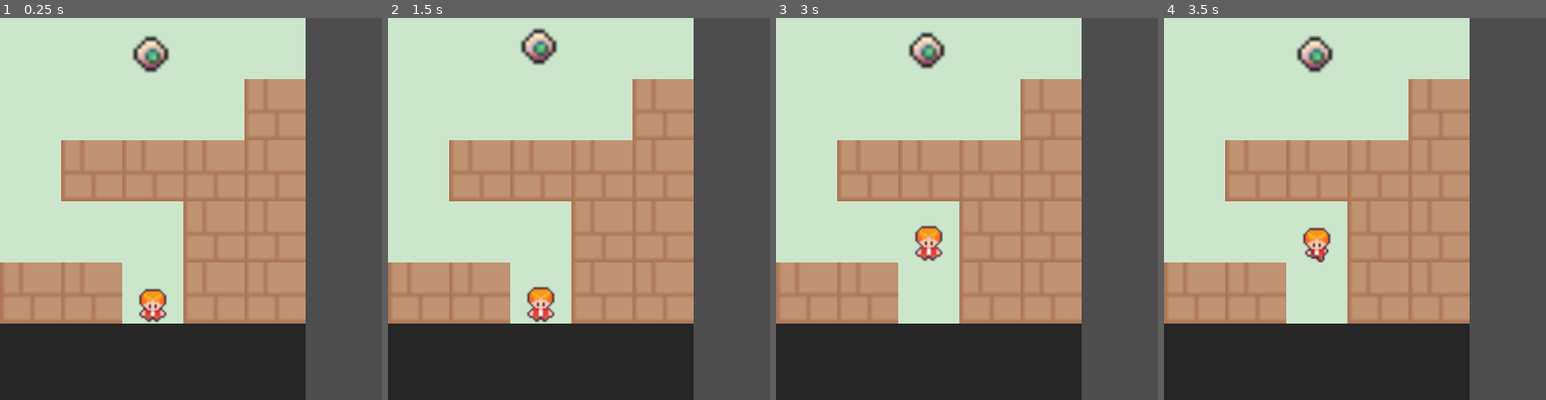
Above: before the commit, frames 1-4 (left to right).
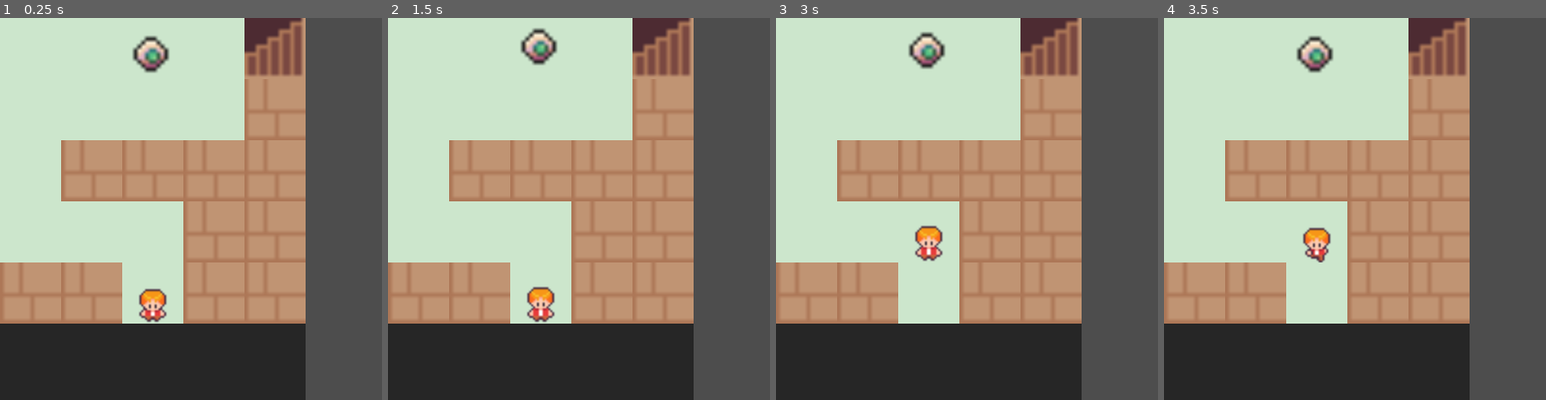
Above: after the commit, the same moments.

Repository: yifan-lee/ATB_Tower_Climber
Game: Godot game, scene res://scenes/main.tscn
Same seed, same stepped clock (60 frames per second), same inputs: the game is played once before the commit and once after it. The project has no main scene, so this scene is started directly.
Inputs:
- Up to frame 1 (0.25 s): no input
- Up to frame 2 (1.5 s): hold Right (ui_right) 0.53-1.28 s; hold Down (ui_down) from 1.28 s (still down)
- Up to frame 3 (3 s): release Down (ui_down) at 2.03 s; hold Right (ui_right) 2.03-2.78 s; hold Up (ui_up) from 2.78 s (still down)
- Up to frame 4 (3.5 s): keep holding Up (ui_up)
The pictures show only the part of the screen within x 0-50%, y 0-50%; the shares and areas given below are measured in that part.

The runs differ from the first frame. In frame 1, 2.6% of the frame differs, in the area x 64-80%, y 0-16%; in frame 2, 2.6%; in frame 3, 2.6%; in frame 4, 2.6%.

Commit message:
simplify map generate logic

Diff:
--- a/scenes/main.gd
+++ b/scenes/main.gd
@@ -1,7 +1,7 @@
 # res://scenes/main.gd
 extends Node
 
-const MapFloor1 = preload("res://scenes/floor_1.gd")
+const MapFloor1 = preload("res://scenes/maps/floor_1.gd")
 const InfoPanel = preload("res://ui/info_panel.gd")
 const Player = preload("res://entities/player.gd") # 预加载玩家脚本
 
@@ -12,34 +12,34 @@
 var player_instance: CharacterBody2D
 
 func _ready():
-    _setup_containers()
-    _load_initial_scenes()
+	_setup_containers()
+	_load_initial_scenes()
 
 func _setup_containers():
-    # 动态设置 GameContainer 尺寸
-    game_container.size = Vector2(GameConfig.SCREEN_WIDTH, GameConfig.EXPLORE_AREA_HEIGHT)
-    game_container.position = Vector2(0, 0)
+	# 动态设置 GameContainer 尺寸
+	game_container.size = Vector2(GameConfig.SCREEN_WIDTH, GameConfig.EXPLORE_AREA_HEIGHT)
+	game_container.position = Vector2(0, 0)
 
-    # 动态设置 UIContainer 尺寸和位置
-    ui_container.size = Vector2(GameConfig.SCREEN_WIDTH, GameConfig.INFO_AREA_HEIGHT)
-    ui_container.position = Vector2(0, GameConfig.EXPLORE_AREA_HEIGHT)
+	# 动态设置 UIContainer 尺寸和位置
+	ui_container.size = Vector2(GameConfig.SCREEN_WIDTH, GameConfig.INFO_AREA_HEIGHT)
+	ui_container.position = Vector2(0, GameConfig.EXPLORE_AREA_HEIGHT)
 
 func _load_initial_scenes():
-    # 1. 加载下方 UI
-    var info_panel = InfoPanel.new()
-    ui_container.add_child(info_panel)
+	# 1. 加载下方 UI
+	var info_panel = InfoPanel.new()
+	ui_container.add_child(info_panel)
 
-    # 2. 加载地图 1 楼
-    current_map = MapFloor1.new()
-    game_container.add_child(current_map)
+	# 2. 加载地图 1 楼
+	current_map = MapFloor1.new()
+	game_container.add_child(current_map)
 
-    # 3. 独立加载玩家角色
-    player_instance = Player.new()
-    # 将玩家放置在屏幕中央 (基于 GameConfig 配置的尺寸)
-    player_instance.position = Vector2(
+	# 3. 独立加载玩家角色
+	player_instance = Player.new()
+	# 将玩家放置在屏幕中央 (基于 GameConfig 配置的尺寸)
+	player_instance.position = Vector2(
 		GameConfig.WALL_THICKNESS + GameConfig.GRID_SIZE * (GameConfig.GRID_COLUMNS + 1.0) / 2.0 - GameConfig.GRID_SIZE / 2.0,
 		GameConfig.WALL_THICKNESS + GameConfig.GRID_SIZE * GameConfig.GRID_ROWS - GameConfig.GRID_SIZE / 2.0
 	)
 
-    # 将玩家也添加到 GameContainer，它与地图是分离的！
-    game_container.add_child(player_instance)
+	# 将玩家也添加到 GameContainer，它与地图是分离的！
+	game_container.add_child(player_instance)
--- /dev/null
+++ b/scenes/maps/base_map.gd
@@ -0,0 +1,105 @@
+# res://scenes/maps/base_map.gd
+extends Node2D
+
+var tile_map: TileMap
+
+# 基类预留一个空的 map_data，等待子类去覆盖它
+var map_data = []
+
+# 预加载你需要用到的敌人脚本
+const BloodshotEye = preload("res://entities/enemy/bloodshot_eye.gd")
+
+func _ready():
+	# 只要子类一运行，就会自动执行这些通用代码
+	var floor_bg = ColorRect.new()
+	# 动态调用地图区域宽高
+	floor_bg.size = Vector2(GameConfig.SCREEN_WIDTH, GameConfig.EXPLORE_AREA_HEIGHT)
+	floor_bg.color = Color(0.8, 0.9, 0.8)
+	add_child(floor_bg)
+	_create_boundaries()
+
+	_setup_tilemap()
+	_build_map_from_data()
+
+func _create_boundaries():
+	var wall_thickness = GameConfig.WALL_THICKNESS
+	var width = GameConfig.SCREEN_WIDTH
+	var height = GameConfig.EXPLORE_AREA_HEIGHT
+	var wall_color = Color(0.3, 0.3, 0.4)
+
+	# 上边界 (中心点 X: 宽度一半, Y: 墙厚一半)
+	_add_wall(Vector2(width / 2.0, wall_thickness / 2.0), Vector2(width, wall_thickness), wall_color)
+
+	# 下边界 (中心点 X: 宽度一半, Y: 高度 - 墙厚一半)
+	_add_wall(Vector2(width / 2.0, height - wall_thickness / 2.0), Vector2(width, wall_thickness), wall_color)
+
+	# 左边界 (中心点 X: 墙厚一半, Y: 高度一半)
+	_add_wall(Vector2(wall_thickness / 2.0, height / 2.0), Vector2(wall_thickness, height), wall_color)
+
+	# 右边界 (中心点 X: 宽度 - 墙厚一半, Y: 高度一半)
+	_add_wall(Vector2(width - wall_thickness / 2.0, height / 2.0), Vector2(wall_thickness, height), wall_color)
+
+func _add_wall(pos: Vector2, size: Vector2, color: Color):
+	var static_body = StaticBody2D.new()
+	static_body.position = pos
+
+	var collision_shape = CollisionShape2D.new()
+	var rect_shape = RectangleShape2D.new()
+	rect_shape.size = size
+	collision_shape.shape = rect_shape
+	static_body.add_child(collision_shape)
+
+	var visual = ColorRect.new()
+	visual.size = size
+	visual.color = color
+	visual.position = - size / 2.0
+	static_body.add_child(visual)
+
+	add_child(static_body)
+
+
+func _setup_tilemap():
+	tile_map = TileMap.new()
+
+	# 1. 纯代码加载我们在编辑器做好的图集资源
+	tile_map.tile_set = load("res://assets/tilesets/wall.tres")
+
+	# 2. 放大 4 倍，使得 16x16 的素材刚好填满 64x64 的逻辑格子
+	tile_map.scale = Vector2(4, 4)
+
+	add_child(tile_map)
+
+
+func _build_map_from_data():
+	for y in range(map_data.size()):
+		for x in range(map_data[y].size()):
+			var cell_value = map_data[y][x]
+
+			if cell_value == 1:
+				# 绘制墙壁 [cite: 45]
+				tile_map.set_cell(0, Vector2i(x, y), 0, Vector2i(16, 6))
+			elif cell_value == 2:
+				# 绘制楼梯 [cite: 45]
+				tile_map.set_cell(0, Vector2i(x, y), 0, Vector2i(16, 3))
+			elif cell_value == 11:
+				# 遇到 11，生成大眼球怪物
+				_spawn_enemy(BloodshotEye, x, y)
+
+
+# ==========================================
+# 辅助函数：根据网格坐标生成实体
+# ==========================================
+func _spawn_enemy(enemy_class, grid_x: int, grid_y: int):
+	var enemy_instance = enemy_class.new()
+
+	# 坐标转换：将网格坐标(如 x:2, y:2) 转换为真实的像素坐标。
+	# 正确的逻辑应该是加上半个格子的大小 (+32)，而不是减去 (-32)
+	var pixel_x = grid_x * GameConfig.GRID_SIZE + (GameConfig.GRID_SIZE / 2.0) + GameConfig.WALL_THICKNESS
+	var pixel_y = grid_y * GameConfig.GRID_SIZE + (GameConfig.GRID_SIZE / 2.0) + GameConfig.WALL_THICKNESS
+
+	# 因为我们用了 TileMap，外圈的墙也是画在网格里的，
+	# 所以直接按照网格算出来的 pixel_x 和 pixel_y 已经是绝对准确的，
+	# 不需要再像以前那样加上复杂的 WALL_THICKNESS 偏移计算了！
+	enemy_instance.position = Vector2(pixel_x, pixel_y)
+
+	add_child(enemy_instance)
--- /dev/null
+++ b/scenes/maps/floor_1.gd
@@ -0,0 +1,12 @@
+# res://scenes/maps/floor_1.gd
+extends "res://scenes/maps/base_map.gd"
+
+func _init():
+    # 这是 2 楼的地图设计，中间多了一堵墙
+    map_data = [
+	[0, 0, 11, 0, 2],
+	[0, 0, 0, 0, 1],
+	[0, 1, 1, 1, 1],
+	[0, 0, 0, 1, 1],
+	[1, 1, 0, 1, 1]
+]
--- a/scenes/floor_1.gd
+++ b/scenes/maps/floor_2.gd
@@ -6,11 +6,11 @@
 
 var tile_map: TileMap
 var map_data = [
-	[0, 0, 0, 0, 2],
-	[0, 0, 0, 0, 1],
-	[0, 1, 1, 1, 1],
-	[0, 0, 0, 1, 1],
-	[1, 1, 0, 1, 1]
+	[2, 0, 1, 0, 2],
+	[0, 0, 1, 0, 0],
+	[0, 1, 1, 1, 0],
+	[0, 0, 0, 0, 0],
+	[0, 0, 0, 1, 1]
 ]
 
 # 1 is wall; 2 is ladder
@@ -83,10 +83,8 @@
 			# 如果数组里写的是 1，我们就放置一块墙壁
 			if map_data[y][x] == 1:
 				tile_map.set_cell(0, Vector2i(x, y), 0, Vector2i(16, 6))
-
-			# 未来如果你想加楼梯，只需在 map_data 里写 2
-			# elif map_data[y][x] == 2:
-			#     tile_map.set_cell(0, Vector2i(x, y), 0, Vector2i(楼梯的X坐标, 楼梯的Y坐标))
+			elif map_data[y][x] == 2:
+			    tile_map.set_cell(0, Vector2i(x, y), 0, Vector2i(16, 3))
 
 
 func _load_enemies():
Not shown, removed: scenes/floor_1.gd.uid
Not shown, added: scenes/maps/base_map.gd.uid
Not shown, added: scenes/maps/floor_1.gd.uid
Not shown, added: scenes/maps/floor_2.gd.uid
